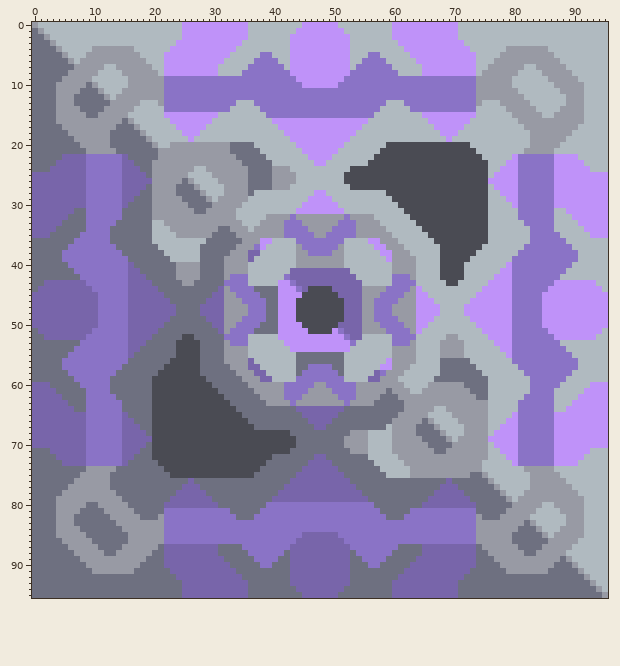
File history of a sprite sheet, sprites/blocks/production/greenhouse.png. That is the earlier state.
The file is 96x96 pixels.
The result:
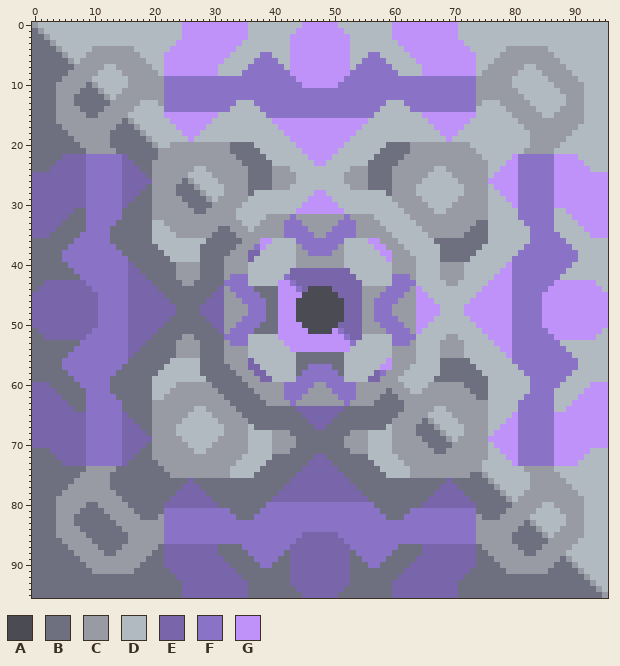
Palette (. is transparent): A #4a4b53  B #6e7080  C #989aa4  D #b0bac0  E #7865aa  F #8a73c6  G #bf92f9
Edits made:
@@ x 50..77 @@
 19 GGGDDDDDDDDDDDDDDDDGDDDDDDDD
-20 GGDDDDDDDAAAAAAAAAAAAAADDDDD
-21 GDDDDDDDAAAAAAAAAAAAAAAADDDD
-22 DDDDDDDAAAAAAAAAAAAAAAAAADDD
-23 DDDDDDAAAAAAAAAAAAAAAAAAAADD
-24 DDDAAAAAAAAAAAAAAAAAAAAAAADD
-25 DDAAAAAAAAAAAAAAAAAAAAAAAADG
-26 DDAAAAAAAAAAAAAAAAAAAAAAAAGG
-27 DDDAAAAAAAAAAAAAAAAAAAAAAADG
-28 DDDDDDDDDAAAAAAAAAAAAAAAAADD
-29 DDDDDDDDDDAAAAAAAAAAAAAAAADD
-30 GDDDDDDDDDDAAAAAAAAAAAAAAADD
-31 GGDDDDDDDDDDAAAAAAAAAAAAAADD
-32 CCFCCCCDDDDDDAAAAAAAAAAAAADD
-33 CFFFCCCCDDDDDDAAAAAAAAAAAADD
-34 FFFFCCCCCDDDDDDAAAAAAAAAAADD
-35 FFFFCCCCCCDDDDDDAAAAAAAAAADD
-36 FFDDDDGGCCCDDDDDDAAAAAAAAADD
-37 FCDDDDDGGCCCDDDDDDAAAAAAADDD
-38 CCDDDDDDGGCCCDDDDDAAAAAADDDD
-39 CCDDDDDDDGCCCCDDDDAAAAADDDDD
-40 CCDDDDDDDDCCCCDDDDAAAADDDDDD
-41 EEEDDDDDDDCCCCDDDDAAAADDDDDD
-42 EEEEDDDDDDFFFCDDDDAAAADDDDDG
-43 EEEEEDDDDDFFFFDDDDDAADDDDDGG
+20 GGDDDDDDDBBBBCCCCCCCCCCDDDDD
+21 GDDDDDDDBBBBBCCCCCCCCCCCDDDD
+22 DDDDDDDBBBBBCCCCCCCCCCCCCDDD
+23 DDDDDDBBBBBCCCCCCCCCCCCCCCDD
+24 DDDCCCBBBBCCCCCCCDDCCCCCCCDD
+25 DDCCCCBBBBCCCCCCDDDDCCCCCCDG
+26 DDCCCCBBBBCCCCCDDDDDDCCCCCGG
+27 DDDCCCBBBBCCCCDDDDDDDDCCCCDG
+28 DDDDDDDDDBCCCCDDDDDDDDCCCCDD
+29 DDDDDDDDDDCCCCCDDDDDDCCCCCDD
+30 GDDDDDDDDDDCCCCCDDDDCCCCCCDD
+31 GGDDDDDDDDDDCCCCCDDCCCCCCCDD
+32 CCFCCCCDDDDDDCCCCCCCCCCCCCDD
+33 CFFFCCCCDDDDDDCCCCCCCCCCBBDD
+34 FFFFCCCCCDDDDDDCCCCCCCCBBBDD
+35 FFFFCCCCCCDDDDDDCCCCCCBBBBDD
+36 FFDDDDGGCCCDDDDDDBBBBBBBBBDD
+37 FCDDDDDGGCCCDDDDDDBBBBBBBDDD
+38 CCDDDDDDGGCCCDDDDDBBBBBBDDDD
+39 CCDDDDDDDGCCCCDDDDBBBBBDDDDD
+40 CCDDDDDDDDCCCCDDDDCCCCDDDDDD
+41 EEEDDDDDDDCCCCDDDDCCCCDDDDDD
+42 EEEEDDDDDDFFFCDDDDCCCCDDDDDG
+43 EEEEEDDDDDFFFFDDDDDCCDDDDDGG
 44 EEEEECCCCFFFFCGDDDDDDDDDDGGG
@@ x 18..45 @@
 51 EEEBBBBBBBBBBECFFFFBBBBGGGGG
-52 EEBBBBBAABBBBBFFFFDDDDDGGGGG
-53 EBBBBBAAAABBBBCFFFDDDDDDGGGG
-54 BBBBBBAAAABBBBCCCCDDDDDDDGGG
-55 BBBBBBAAAABBBBCCCCDDDDDDDDBB
-56 BBBBBAAAAABBBBCCCCEDDDDDDDBB
-57 BBBBAAAAAABBBBBCCCEEDDDDDDBB
-58 BBBAAAAAAABBBBBBCCCEEDDDDDBF
-59 BBAAAAAAAAABBBBBBCCCEEDDDDFF
-60 BBAAAAAAAAAABBBBBBCCCCCCFFFF
-61 BBAAAAAAAAAAABBBBBBCCCCCFFFF
-62 BBAAAAAAAAAAAABBBBBBCCCCFFFC
-63 BBAAAAAAAAAAAAABBBBBBCCCCFCC
-64 BBAAAAAAAAAAAAAABBBBBBBBBBEE
-65 BBAAAAAAAAAAAAAAABBBBBBBBBBE
-66 BBAAAAAAAAAAAAAAAABBBBBBBBBB
-67 BBAAAAAAAAAAAAAAAAABBBBBBBBB
-68 EBAAAAAAAAAAAAAAAAAAAAAAABBB
-69 EEAAAAAAAAAAAAAAAAAAAAAAAABB
-70 EBAAAAAAAAAAAAAAAAAAAAAAAABB
-71 BBAAAAAAAAAAAAAAAAAAAAAAABBB
-72 BBAAAAAAAAAAAAAAAAAAAABBBBBB
-73 BBBAAAAAAAAAAAAAAAAAABBBBBBB
-74 BBBBAAAAAAAAAAAAAAAABBBBBBBE
-75 BBBBBAAAAAAAAAAAAAABBBBBBBEE
+52 EEBBBBBCCBBBBBFFFFDDDDDGGGGG
+53 EBBBBBCCCCBBBBCFFFDDDDDDGGGG
+54 BBBBBBCCCCBBBBCCCCDDDDDDDGGG
+55 BBBBBBCCCCBBBBCCCCDDDDDDDDBB
+56 BBBBBDDDDDBBBBCCCCEDDDDDDDBB
+57 BBBBDDDDDDBBBBBCCCEEDDDDDDBB
+58 BBBDDDDDDDBBBBBBCCCEEDDDDDBF
+59 BBDDDDDDDDDBBBBBBCCCEEDDDDFF
+60 BBDDDDCCCCCCBBBBBBCCCCCCFFFF
+61 BBDDDCCCCCCCCBBBBBBCCCCCFFFF
+62 BBDDCCCCCCCCCCBBBBBBCCCCFFFC
+63 BBCCCCCCCCCCCCCBBBBBBCCCCFCC
+64 BBCCCCCCCDDCCCCCBBBBBBBBBBEE
+65 BBCCCCCCDDDDCCCCCBBBBBBBBBBE
+66 BBCCCCCDDDDDDCCCCCBBBBBBBBBB
+67 BBCCCCDDDDDDDDCCCCDBBBBBBBBB
+68 EBCCCCDDDDDDDDCCCCDDDDCCCBBB
+69 EECCCCCDDDDDDCCCCCDDDDCCCCBB
+70 EBCCCCCCDDDDCCCCCCDDDDCCCCBB
+71 BBCCCCCCCDDCCCCCCCDDDDCCCBBB
+72 BBCCCCCCCCCCCCCCCDDDDDBBBBBB
+73 BBBCCCCCCCCCCCCCDDDDDBBBBBBB
+74 BBBBCCCCCCCCCCCDDDDDBBBBBBBE
+75 BBBBBCCCCCCCCCCDDDDBBBBBBBEE
 76 BBBBBBBBEBBBBBBBBBBBBBBBBEEE
Where, in picture pixels (left, top, right, bottom), the same in both pictures:
changed: (344, 142, 488, 286)
changed: (152, 334, 296, 478)
